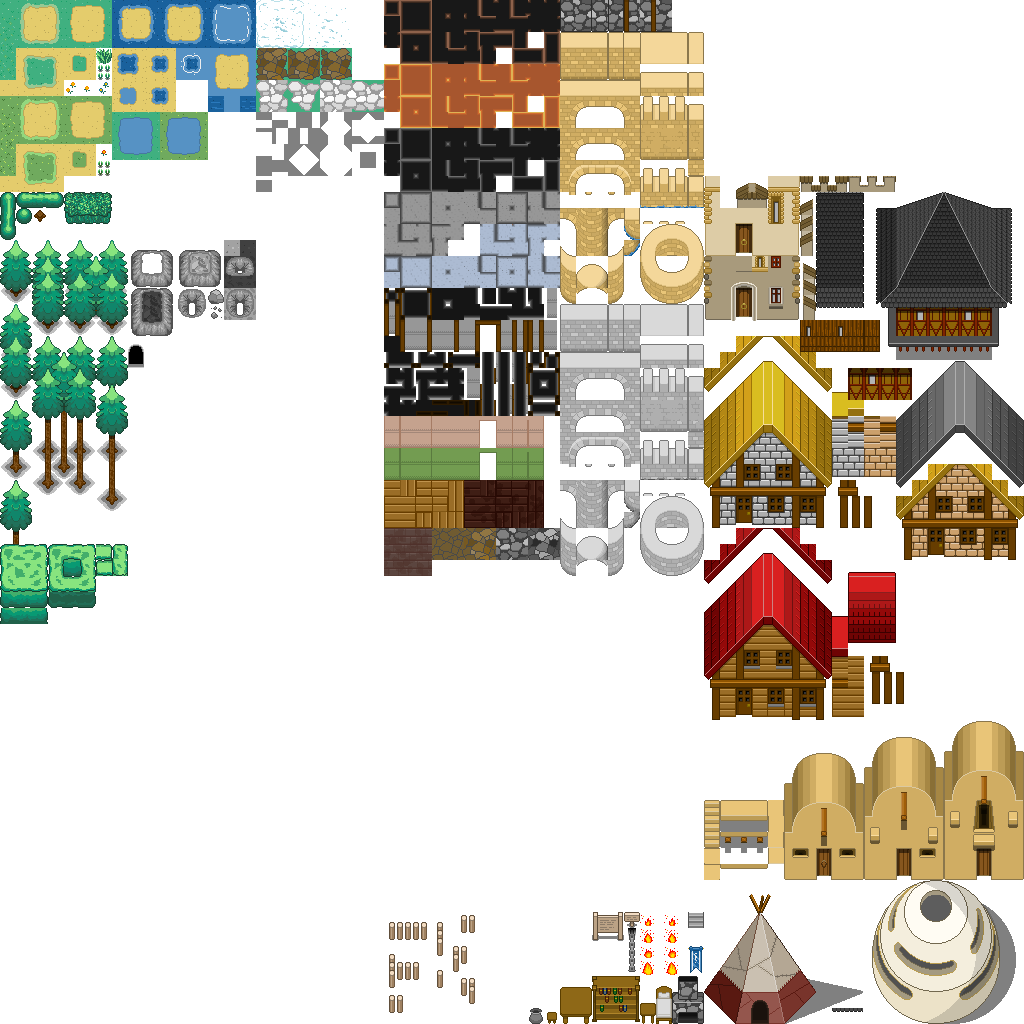
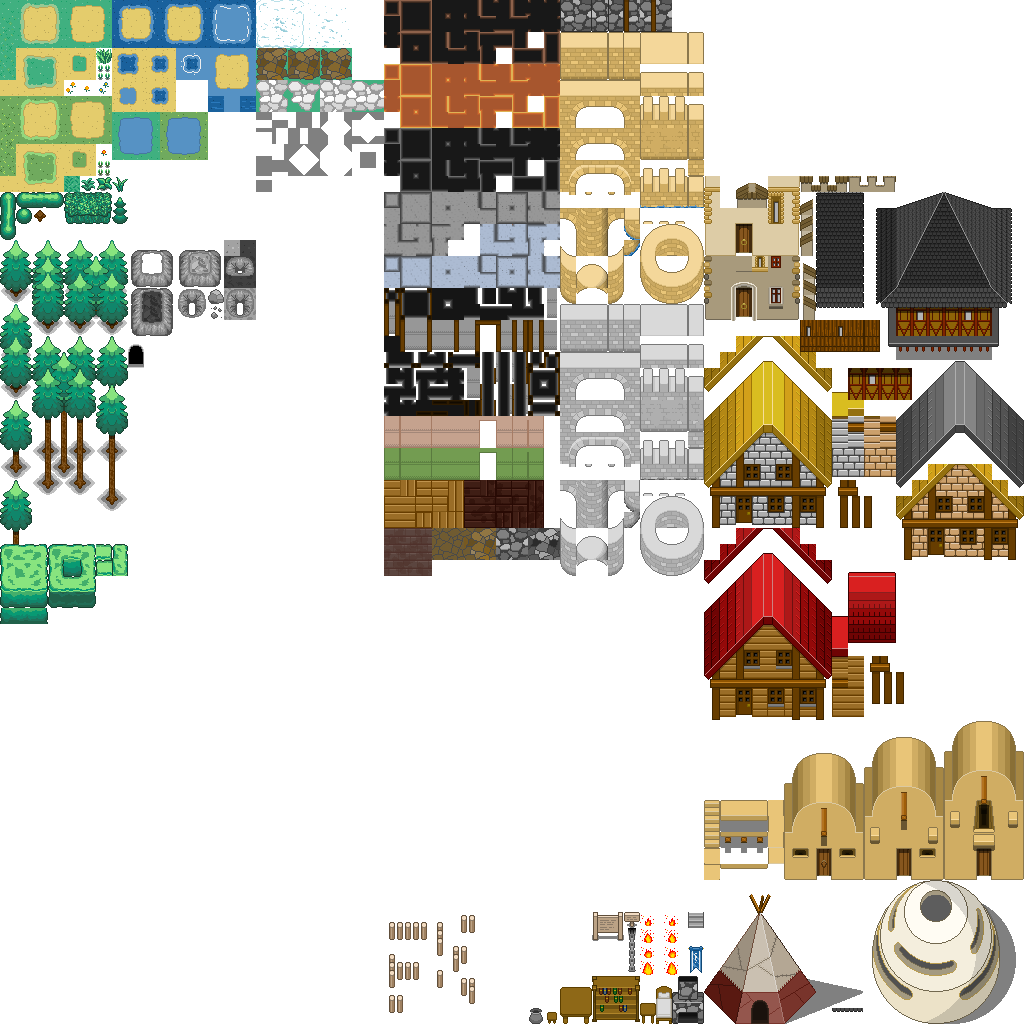
Two versions of the same layered image (1024 x 1024). Layer-by-layer changes:
painted on "Hintergrund" over [1, 176, 128, 592]
